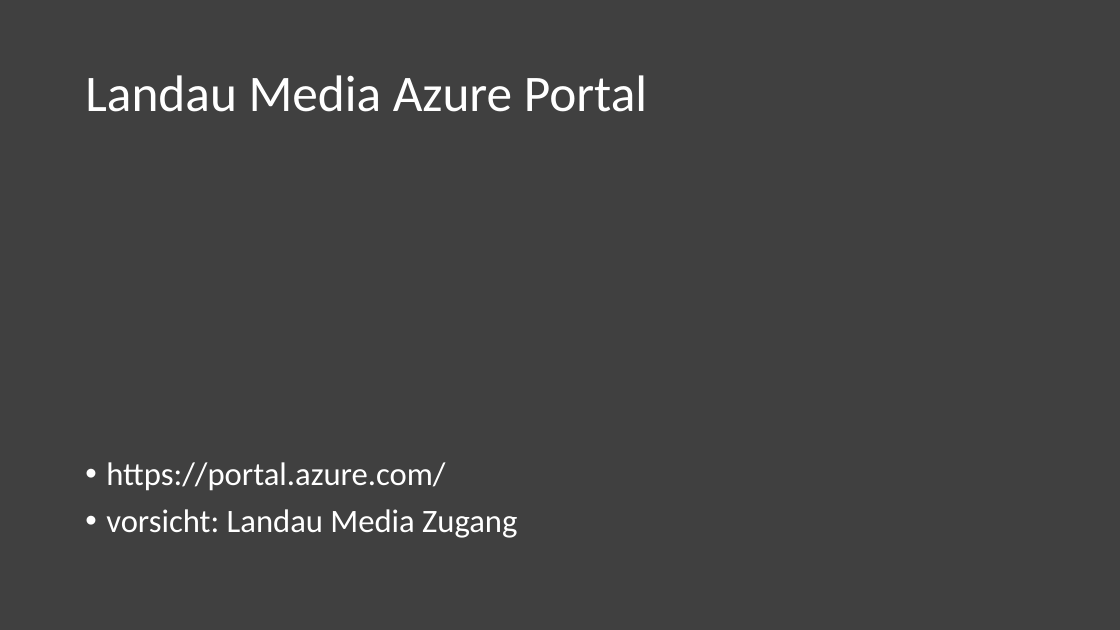
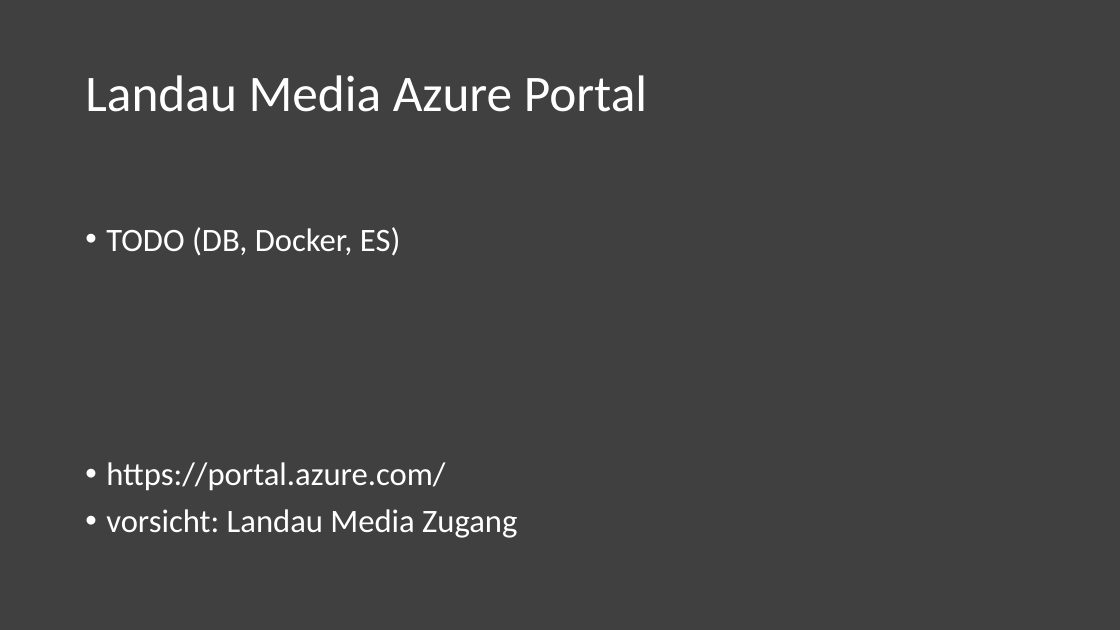
Before and after one commit to saschahenger/ma-workshop, a slide deck: slide 10 of workshop-slides/1-vorbereitung/workshop-1.pptx (slide 8 before the commit). Drawn at 1120x630 pixels with LibreOffice and Linux fonts; fonts in the diff are those of the drawing. Boxes give left, top, right and bottom in pixels: in the first picture for what was removed or moved away, otherwise in the second. Text is boxed around its words. In the diff, an @@ line names an element or a change of style, - is before the commit and + after.

```diff
--- a/workshop-slides/1-vorbereitung/workshop-1.pptx
+++ b/workshop-slides/1-vorbereitung/workshop-1.pptx
@@ text at (106, 227, 401, 256): paragraph added @@
+• TODO (DB, Docker, ES)
```
Also in this commit, not shown: 4 other slides changed, 2 slides added, 3 other files.
